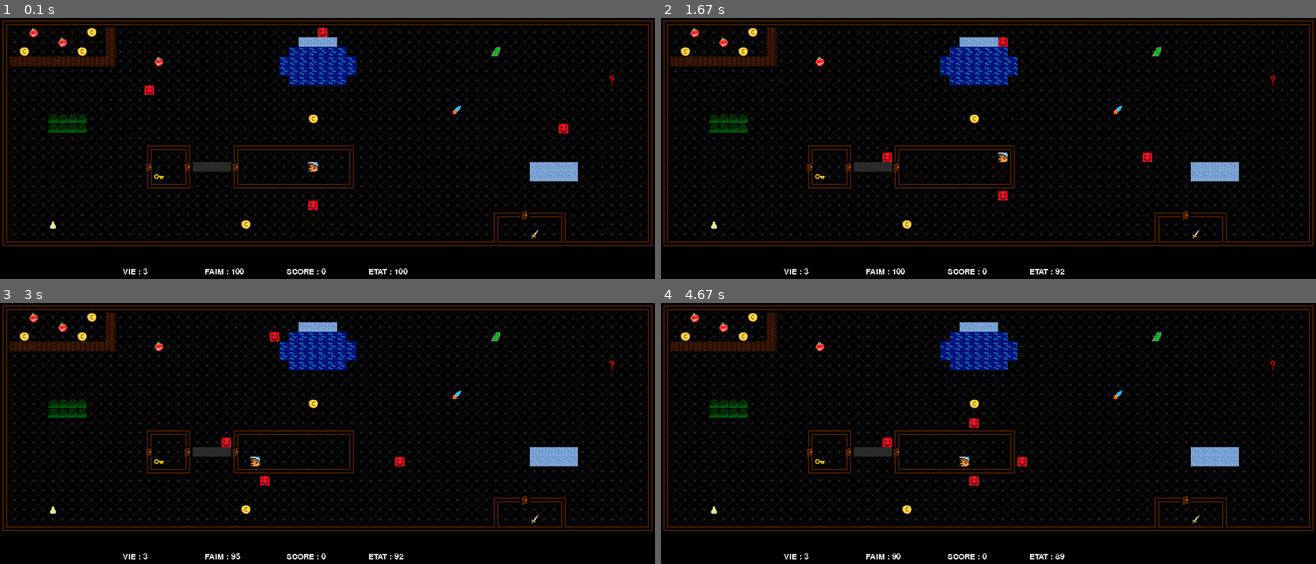
Above: before the commit, frames 1-4 (two rows, left to right).
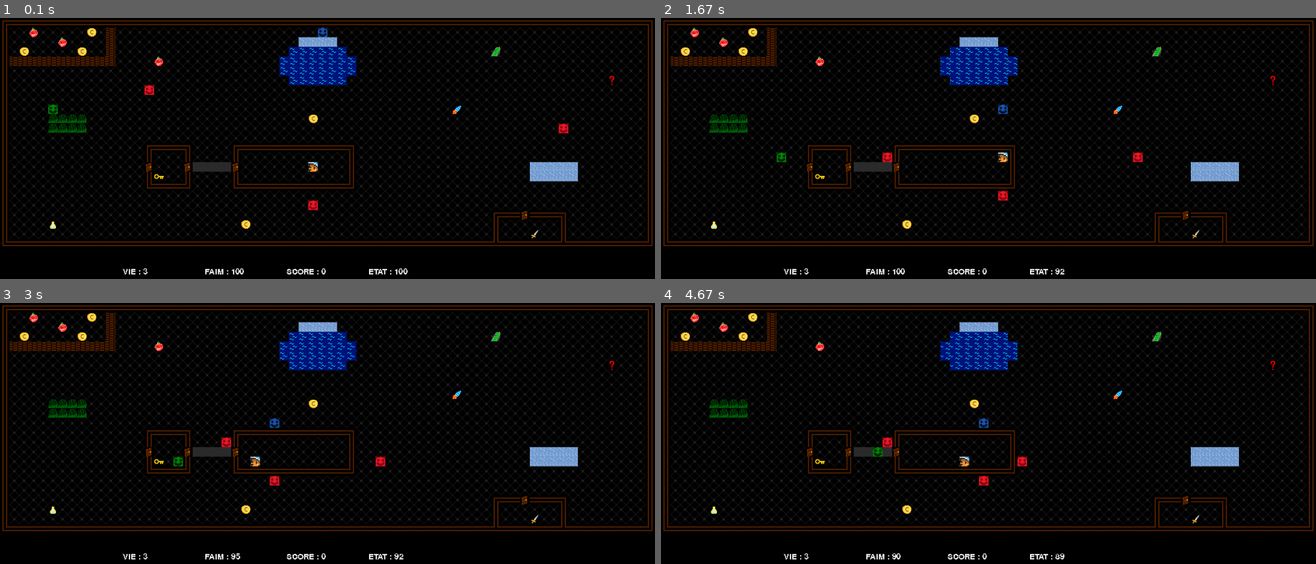
Above: after the commit, the same moments.

Repository: LouisJustinTALLOT/Hackathon-Bellon-Gstalter-Tallot
Game: pygame game, started from main.py
The game is run twice, just before and just after one commit, with the same random seed, the same clock (stepped at 60 frames per second) and the same inputs.
Inputs:
- Up to frame 1 (0.1 s): no input
- Up to frame 2 (1.67 s): hold Right 0.33-0.8 s; hold Up 0.83-1.13 s; hold Right 1.17-1.63 s
- Up to frame 3 (3 s): hold Left 1.67-2.2 s; hold Down 2.23-2.53 s; hold Left 2.57-2.97 s
- Up to frame 4 (4.67 s): hold Up 3-3.37 s; hold Right 3.4-4.03 s; hold Down 4.07-4.43 s; hold Left from 4.47 s (still down)

The runs differ from the first frame. In frame 1, 0.1% of the frame differs, in the area x 7-50%, y 3-37%; in frame 2, 0.3%; in frame 3, 0.5%, in the area x 26-62%, y 7-70%; in frame 4, 0.3%.

Commit message:
monstre qui peut aller dans l'herbe + bug fix

Diff:
--- a/levels/level_1.txt
+++ b/levels/level_1.txt
@@ -1,5 +1,5 @@
 [------------------------------------------------------------------]
-I  o     $ #                     M                                 I
+I  o     $ #                     m                                 I
 I     o    #                   gggg                                I
 I $     $  #                  ~~~~~~               E               I
 I###########    o            ~~~~~~~~                              I
@@ -7,7 +7,7 @@
 I                             ~~~~~~                           ?   I
 I              M                                                   I
 I                                                                  I
-I                                              >                   I
+I    N                                         >                   I
 I    ::::                       $                                  I
 I    ::::                                                 M        I
 I                                                                  I
--- a/main.py
+++ b/main.py
@@ -63,7 +63,8 @@
           pg.image.load("images/mystere.png"),
           pg.image.load("images/potion2.png"),
           pg.image.load("images/mur_intersection.png"),
-          pg.image.load("images/monstre_aquatique.png")
+          pg.image.load("images/monstre_aquatique.png"),
+          pg.image.load("images/monstre_herbeux.png")
 ] #images à afficher
 messages = [pg.image.load("images/perdu.png"),
             pg.image.load("images/bravo.png"),
--- a/src/game.py
+++ b/src/game.py
@@ -25,6 +25,9 @@
                 liste_monstres.append(heros.Monstre(j, i))
             if mat[i][j] == 49:
                 liste_monstres.append(heros.Monstre(j, i, aquatique=True, no=49))
+            if mat[i][j] == 50:
+                liste_monstres.append(heros.Monstre(j, i, herbeux=True, no=50))
+
 
 
     return mat, x0, y0, liste_monstres
--- a/src/get_levels.py
+++ b/src/get_levels.py
@@ -108,6 +108,8 @@
     if car == "m":
         return 49
 
+    if car == "N":
+        return 50
     return 0
 
 class Level:
--- a/src/heros.py
+++ b/src/heros.py
@@ -82,7 +82,7 @@
             self.faim += 10
             self.score += 5
 
-        elif prochain == 5:   # monstre
+        elif prochain in [5, 49, 50]:   # monstre
             monstre : Monstre
             for i, monstre in enumerate(liste_monstres):
                 if (monstre.x, monstre.y) == (x, y):
@@ -185,7 +185,7 @@
     ETAT_MAX = 100
     FAIM_MAX = 100
 
-    def __init__(self, x=0, y=0, aquatique=False, no=5):
+    def __init__(self, x=0, y=0, aquatique=False, herbeux=False, no=5):
         self.x = x
         self.y = y
         self.x0, self.y0 = x, y # les positions initiales pour respawn
@@ -196,6 +196,7 @@
         # self.epee = False
         # self.clef = False
         self.nageur = aquatique
+        self.herbeux = herbeux
         # self.fusee = 1
         # self.compteur_fusee = 0
         # self.score = 0
@@ -243,6 +244,14 @@
                 self.x, self.y = x, y
                 self.precedent = prochain
                 # pg.time.wait(50)
+
+        elif prochain in [39, 40, 41]: #herbe
+            if self.precedent != 20:
+                matrice[self.y][self.x] = self.precedent
+                matrice[y][x] = self.numero
+                self.x, self.y = x, y
+                self.precedent = prochain
+
 
         elif prochain == 6:   # porte
             matrice[self.y][self.x] = self.precedent
Binary file added: images/monstre_herbeux.png
Not shown, changed: quickref.md
